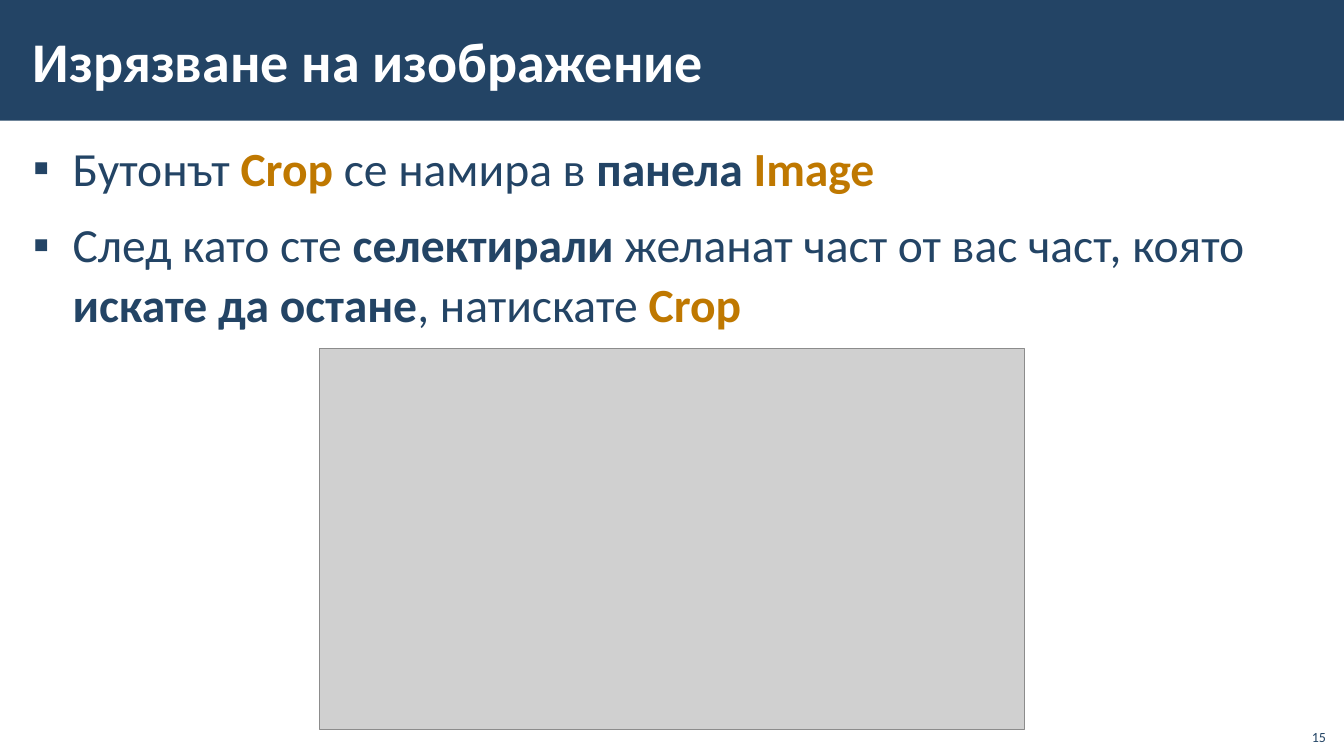
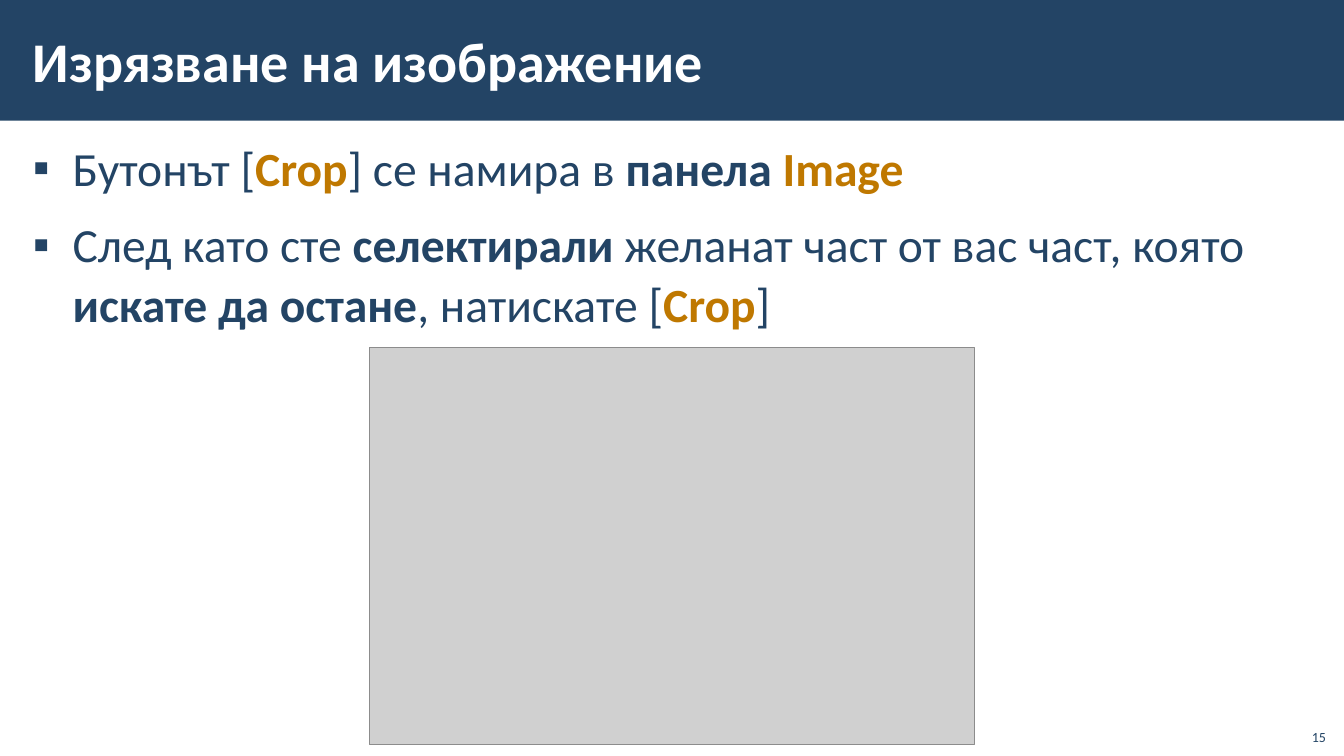
Before and after one commit to BG-IT-Edu/School-Programming, a slide deck: slide 15 of Courses/Computer-Modeling-and-IT/Computer-Modeling-and-IT-5-Class/14-Convert-and-Insert-Text-Into-a-Graphic-Image/14-Convert-and-Insert-Text-Into-a-Graphic-Image.pptx. Drawn at 1344x756 pixels with LibreOffice and Linux fonts; fonts in the diff are those of the drawing; grey boxes stand for pictures; background and template pictures are left out. Boxes give left, top, right and bottom in pixels: in the first picture for what was removed or moved away, otherwise in the second. Text is boxed around its words. In the diff, an @@ line names an element or a change of style, - is before the commit and + after.

Commit message:
Fixes for convert and insert texxt into a graphic image slides

```diff
--- a/Courses/Computer-Modeling-and-IT/Computer-Modeling-and-IT-5-Class/14-Convert-and-Insert-Text-Into-a-Graphic-Image/14-Convert-and-Insert-Text-Into-a-Graphic-Image.pptx
+++ b/Courses/Computer-Modeling-and-IT/Computer-Modeling-and-IT-5-Class/14-Convert-and-Insert-Text-Into-a-Graphic-Image/14-Convert-and-Insert-Text-Into-a-Graphic-Image.pptx
@@ text at (73,151,1244,330): text changed @@
-▪ Бутонът Crop се намира в панела Image
-▪ След като сте селектирали желанат част от вас част, която искате да остане, натискате Crop
+▪ Бутонът [Crop] се намира в панела Image
+▪ След като сте селектирали желанат част от вас част, която искате да остане, натискате [Crop]
@@ picture: place and size @@
-picture at (320,348,1024,729)
+picture at (369,348,974,745)
```
Also in this commit, not shown: 6 other slides changed.
